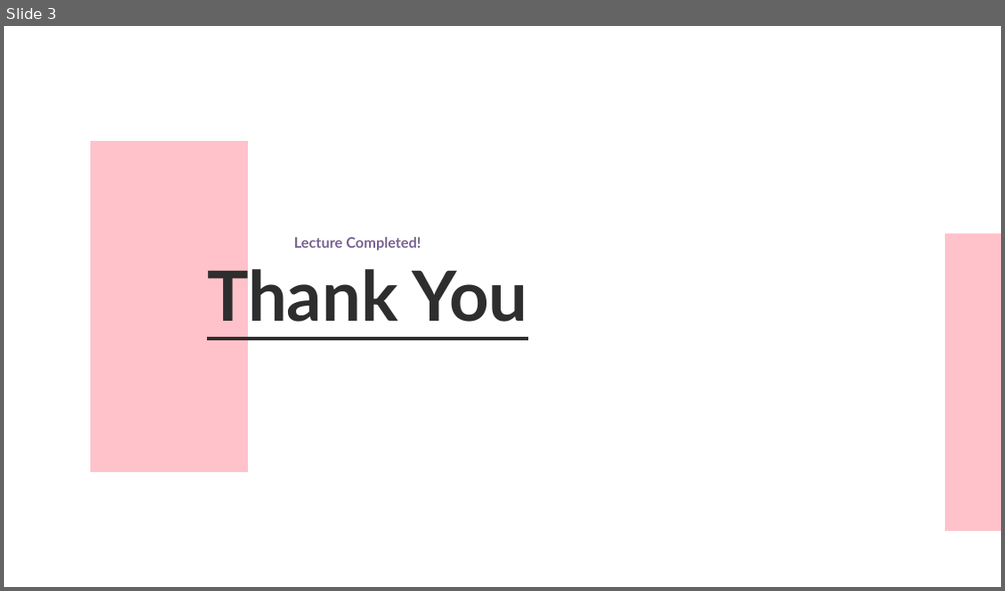
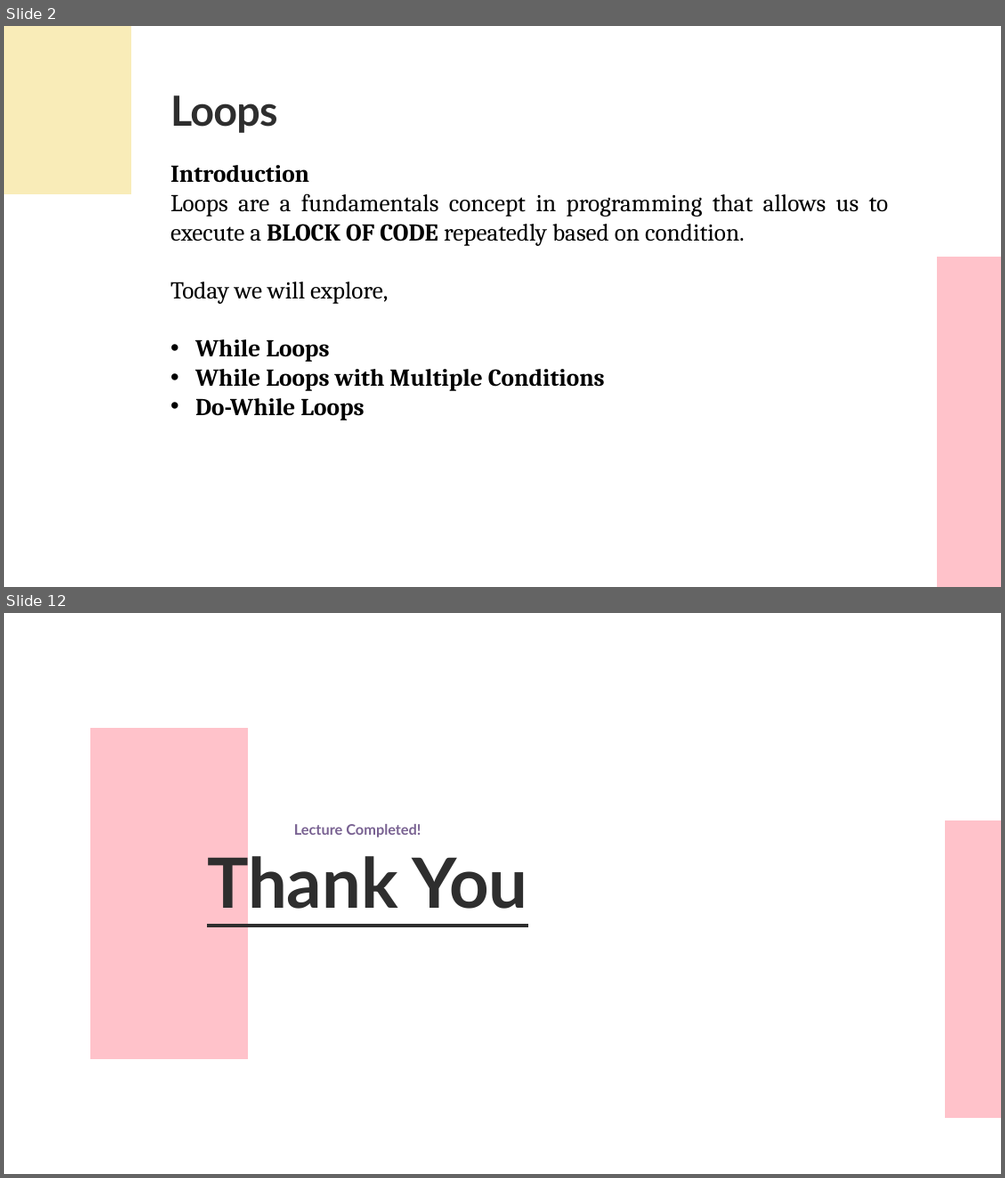
Before and after one commit to UKhayam/Programming-Fundamentals, a slide deck: PF-Lecture-05.pptx. Shown one above the other, each under a label of ours: slide 3 before the commit, slides 2 and 12 after it; the slides between them are not shown. The pictures are 1005x591 and 1005x1178 pixels, drawn with LibreOffice and Linux fonts; fonts in the diff are those of the drawing. Boxes give left, top, right and bottom in pixels: in the first picture for what was removed or moved away, otherwise in the second. Text is boxed around its words. In the diff, an @@ line names an element or a change of style, - is before the commit and + after.

```diff
--- a/PF-Lecture-05.pptx
+++ b/PF-Lecture-05.pptx
@@ slide 2 added at bbox=[4, 26, 1001, 587], background #FFFFFF @@
@@ freeform shape added at bbox=[4, 26, 131, 194], fill #F9ECB8 @@
@@ text added at bbox=[170, 95, 278, 133], 60 pt, text #2E2E2E, bold @@
+Loops
@@ text added at bbox=[170, 165, 889, 420], 35 pt, text #000000 @@
+Introduction
+Loops are a fundamentals concept in programming that allows us to execute a BLOCK OF CODE repeatedly based on condition.
+Today we will explore,
+• While Loops
+• While Loops with Multiple Conditions
+• Do-While Loops
@@ freeform shape added at bbox=[937, 257, 1001, 587], fill #FFC2CA @@
@@ what was slide 3 is now slide 12 @@
```
Also in this commit, not shown: 1 slide changed, 9 other slides added, 1 slide removed, 4 other files.
